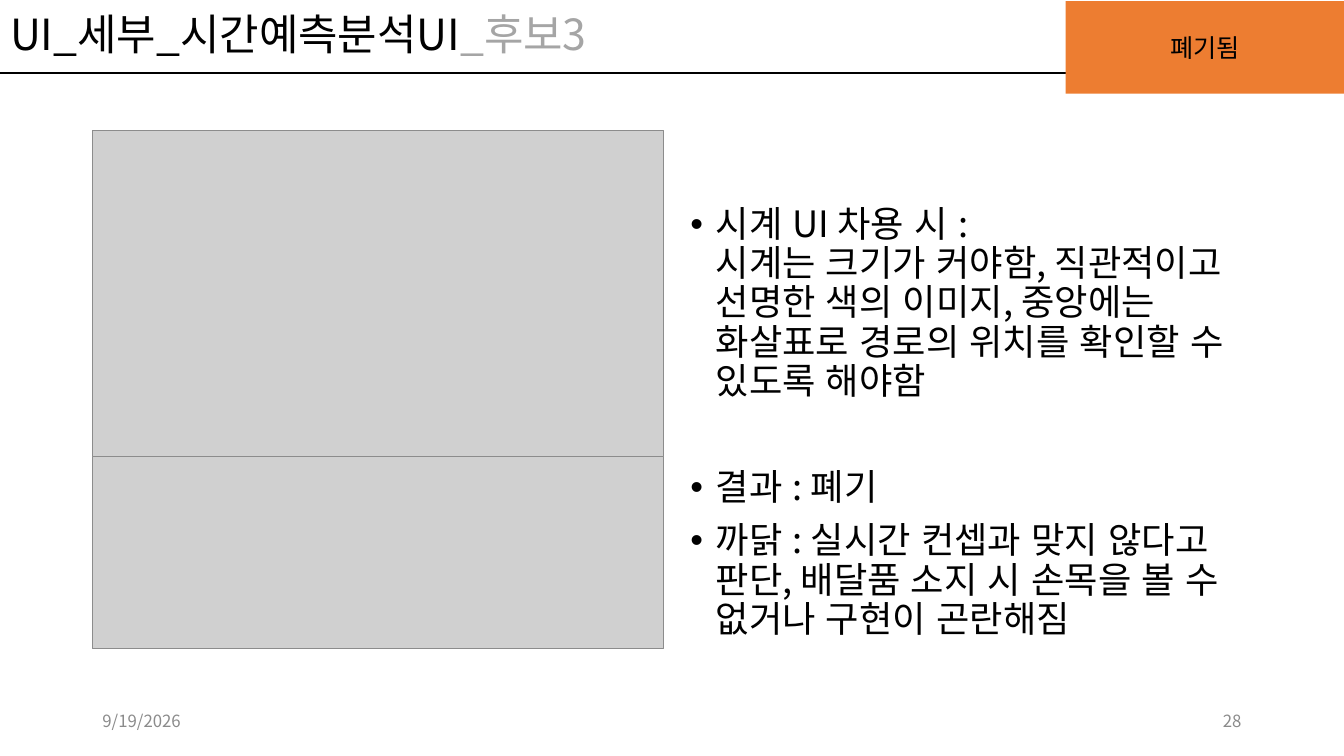
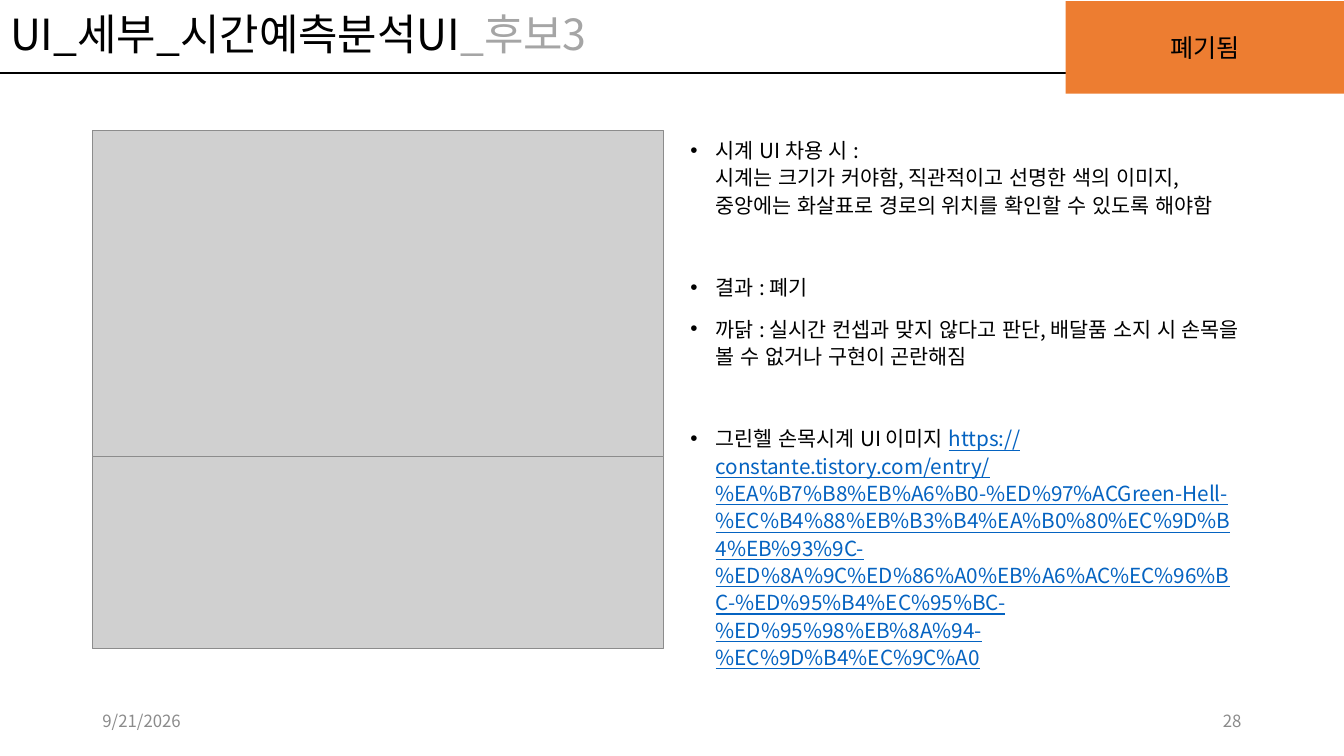
Before and after one commit to kwakyerin/2026_Graduation_Project, a slide deck: slide 28 of documents/HyunahKwon/design/designing/배트와 달트_기획서.pptx. Drawn at 1344x756 pixels with LibreOffice and Linux fonts; fonts in the diff are those of the drawing; grey boxes stand for pictures. Boxes give left, top, right and bottom in pixels: in the first picture for what was removed or moved away, otherwise in the second. Text is boxed around its words. In the diff, an @@ line names an element or a change of style, - is before the commit and + after.

Commit message:
UI후보 폐기함

```diff
--- a/documents/HyunahKwon/design/designing/배트와 달트_기획서.pptx
+++ b/documents/HyunahKwon/design/designing/배트와 달트_기획서.pptx
@@ text "시계 UI 차용 시 : ...": place and size @@
-text "시계 UI 차용 시 : ..." at box(716, 207, 1223, 635)
+text "시계 UI 차용 시 : ..." at box(716, 141, 1239, 669)
@@ text at box(716, 141, 1239, 366): size 25.9 to 14.8 pt in "시계 UI 차용 시 : 시계는 크기가 ...", "결과 : 폐기", "까닭 : 실시간 컨셉과 맞지 않다고 판단, ..."; line spacing 0.9 to 1.1 @@
@@ text at box(716, 428, 1231, 669): paragraph added @@
+• 그린헬 손목시계 UI 이미지 https://constante.tistory.com/entry/%EA%B7%B8%EB%A6%B0-%ED%97%ACGreen-Hell-%EC%B4%88%EB%B3%B4%EA%B0%80%EC%9D%B4%EB%93%9C-%ED%8A%9C%ED%86%A0%EB%A6%AC%EC%96%BC-%ED%95%B4%EC%95%BC-%ED%95%98%EB%8A%94-%EC%9D%B4%EC%9C%A0
@@ text at box(102, 714, 180, 730): text changed @@
-9/19/2026
+9/21/2026
```
Also in this commit, not shown: 13 other slides changed.
